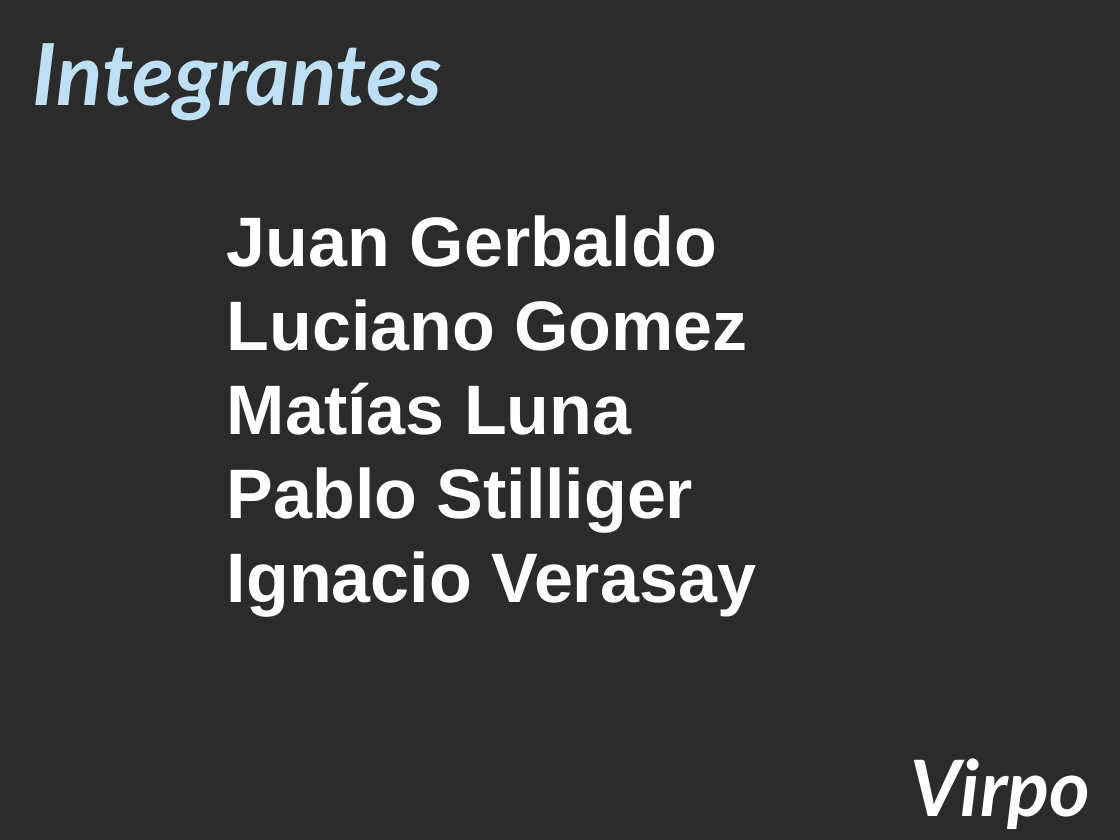
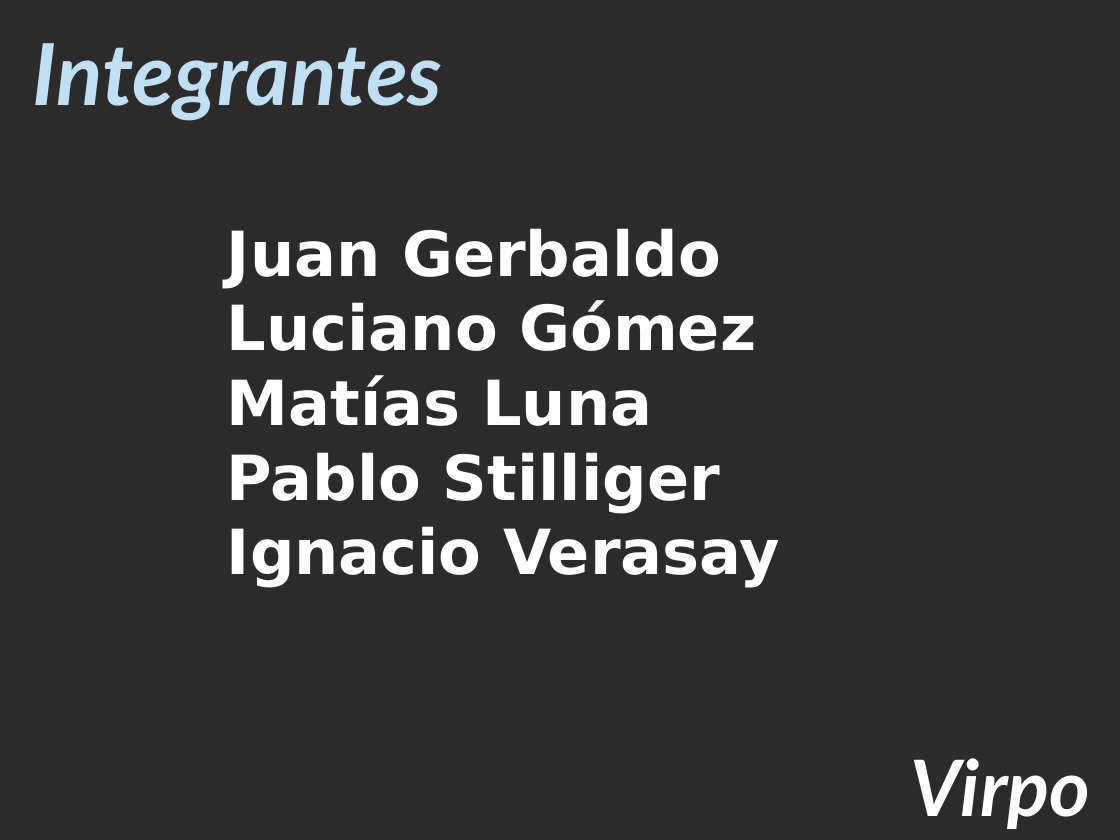
Before and after one commit to matiacc/virpo, a slide deck: slide 2 of Virpo Google/Documentacion/Virpo Iteracion Final.ppt. Drawn at 1120x840 pixels with LibreOffice and Linux fonts; fonts in the diff are those of the drawing; background and template pictures are left out; a plain dark background stands for a picture behind light text. Boxes give left, top, right and bottom in pixels: in the first picture for what was removed or moved away, otherwise in the second. Text is boxed around its words. In the diff, an @@ line names an element or a change of style, - is before the commit and + after.

```diff
--- a/Virpo Google/Documentacion/Virpo Iteracion Final.ppt
+++ b/Virpo Google/Documentacion/Virpo Iteracion Final.ppt
@@ text at [227,228,780,587]: text changed; size 45 to 40 pt; font Arial to DejaVu Sans @@
-Juan Gerbaldo
-Luciano Gomez
-Matías Luna
-Pablo Stilliger
-Ignacio Verasay
+Juan Gerbaldo
+Luciano Gómez
+Matías Luna
+Pablo Stilliger
+Ignacio Verasay
```
Also in this commit, not shown: 5 other slides changed.
